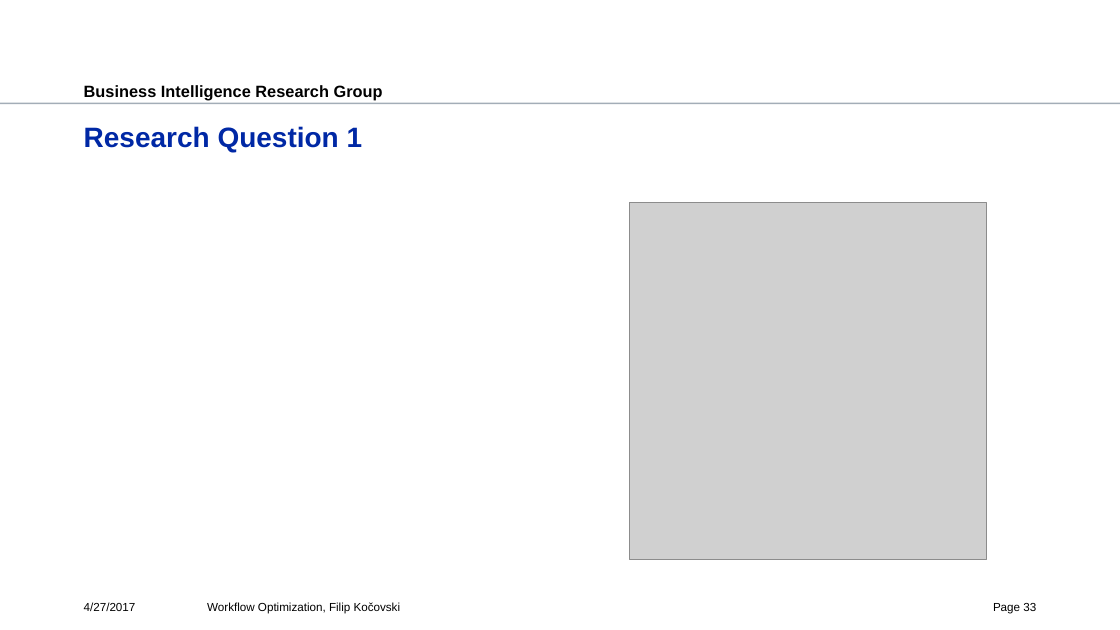
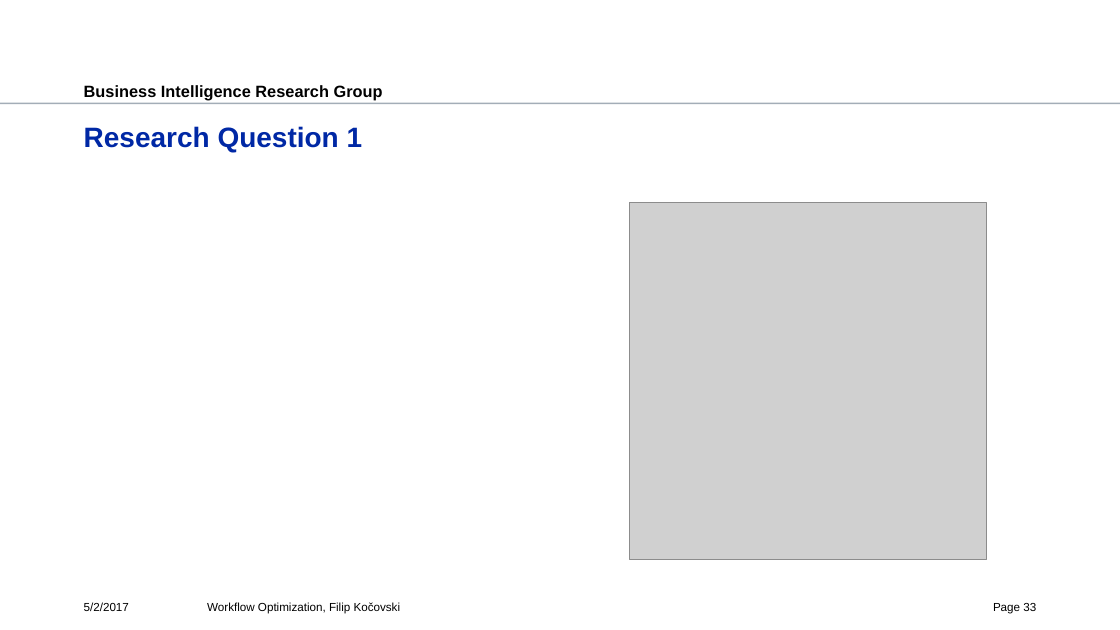
Before and after one commit to fkocovski/mt_presentation, a slide deck: slide 33 of Workflow Optimization.pptx. Drawn at 1120x630 pixels with LibreOffice and Linux fonts; fonts in the diff are those of the drawing; grey boxes stand for pictures; background and template pictures are left out. Boxes give left, top, right and bottom in pixels: in the first picture for what was removed or moved away, otherwise in the second. Text is boxed around its words. In the diff, an @@ line names an element or a change of style, - is before the commit and + after.

```diff
--- a/Workflow Optimization.pptx
+++ b/Workflow Optimization.pptx
@@ text at [84,602,129,611]: text changed @@
-4/27/2017
+5/2/2017
```
Also in this commit, not shown: 34 other slides changed.
